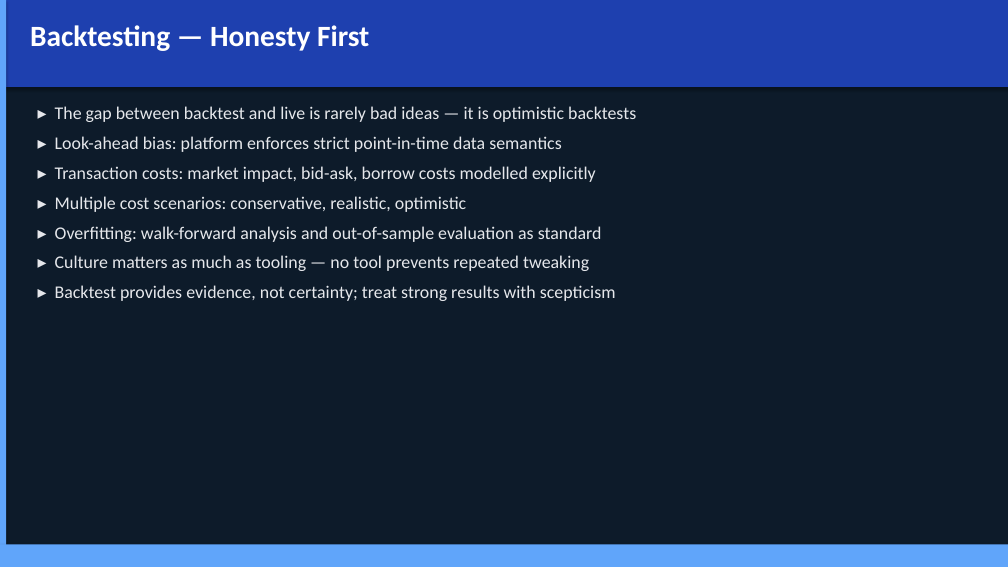
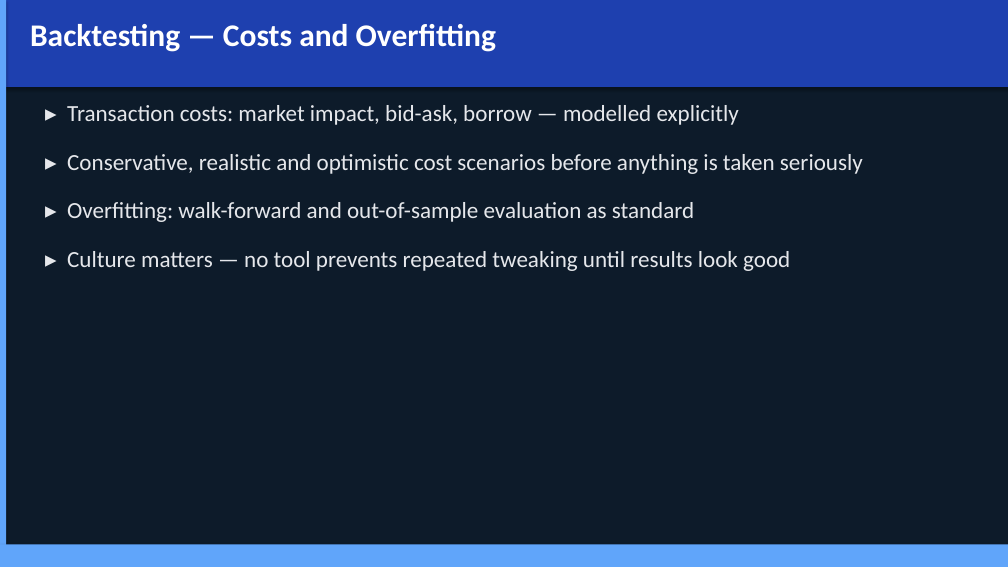
Before and after one commit to Jebel-Quant/platform, a slide deck: slide 31 of vision.pptx (slide 15 before the commit). Drawn at 1008x567 pixels with LibreOffice and Linux fonts; fonts in the diff are those of the drawing. Boxes give left, top, right and bottom in pixels: in the first picture for what was removed or moved away, otherwise in the second. Text is boxed around its words. In the diff, an @@ line names an element or a change of style, - is before the commit and + after.

```diff
--- a/vision.pptx
+++ b/vision.pptx
@@ text at box(30, 24, 496, 52): text changed; size 28 to 30 pt @@
-Backtesting — Honesty First
+Backtesting — Costs and Overfitting
@@ text at box(67, 105, 863, 271): text changed; size 17 to 22 pt @@
-▸ The gap between backtest and live is rarely bad ideas — it is optimistic backtests
-▸ Look-ahead bias: platform enforces strict point-in-time data semantics
-▸ Transaction costs: market impact, bid-ask, borrow costs modelled explicitly
-▸ Multiple cost scenarios: conservative, realistic, optimistic
-▸ Overfitting: walk-forward analysis and out-of-sample evaluation as standard
-▸ Culture matters as much as tooling — no tool prevents repeated tweaking
-▸ Backtest provides evidence, not certainty; treat strong results with scepticism
+▸ Transaction costs: market impact, bid-ask, borrow — modelled explicitly
+▸ Conservative, realistic and optimistic cost scenarios before anything is taken seriously
+▸ Overfitting: walk-forward and out-of-sample evaluation as standard
+▸ Culture matters — no tool prevents repeated tweaking until results look good
```
Also in this commit, not shown: 18 other slides changed, 19 slides added, 1 other file.
